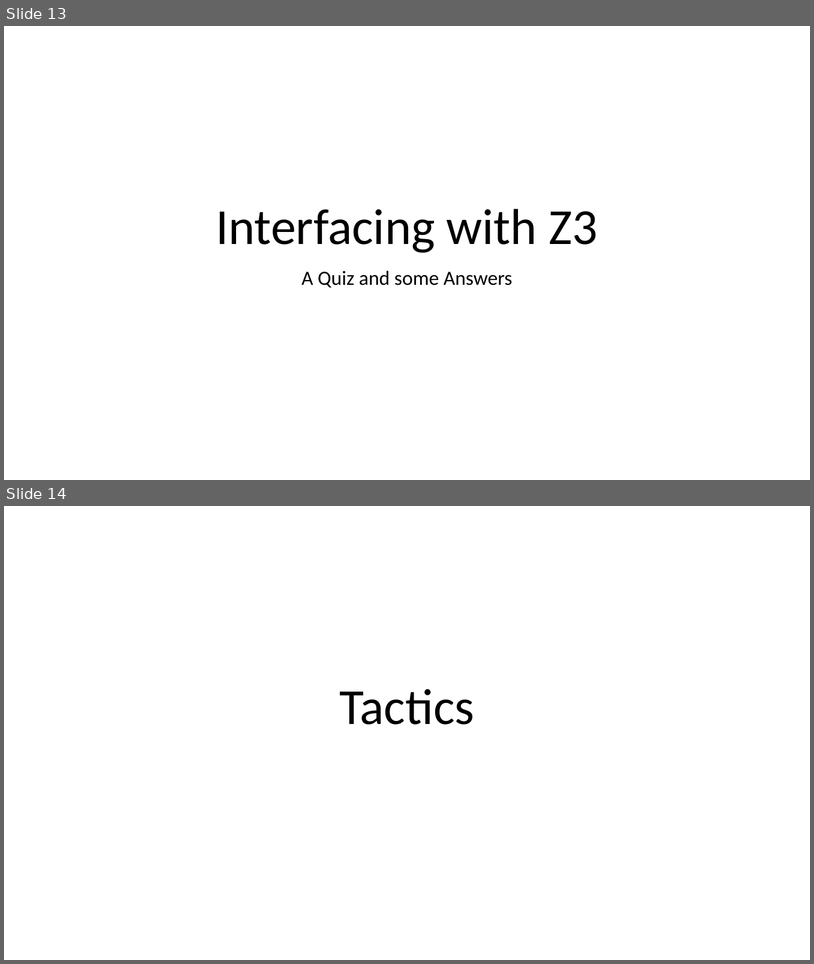
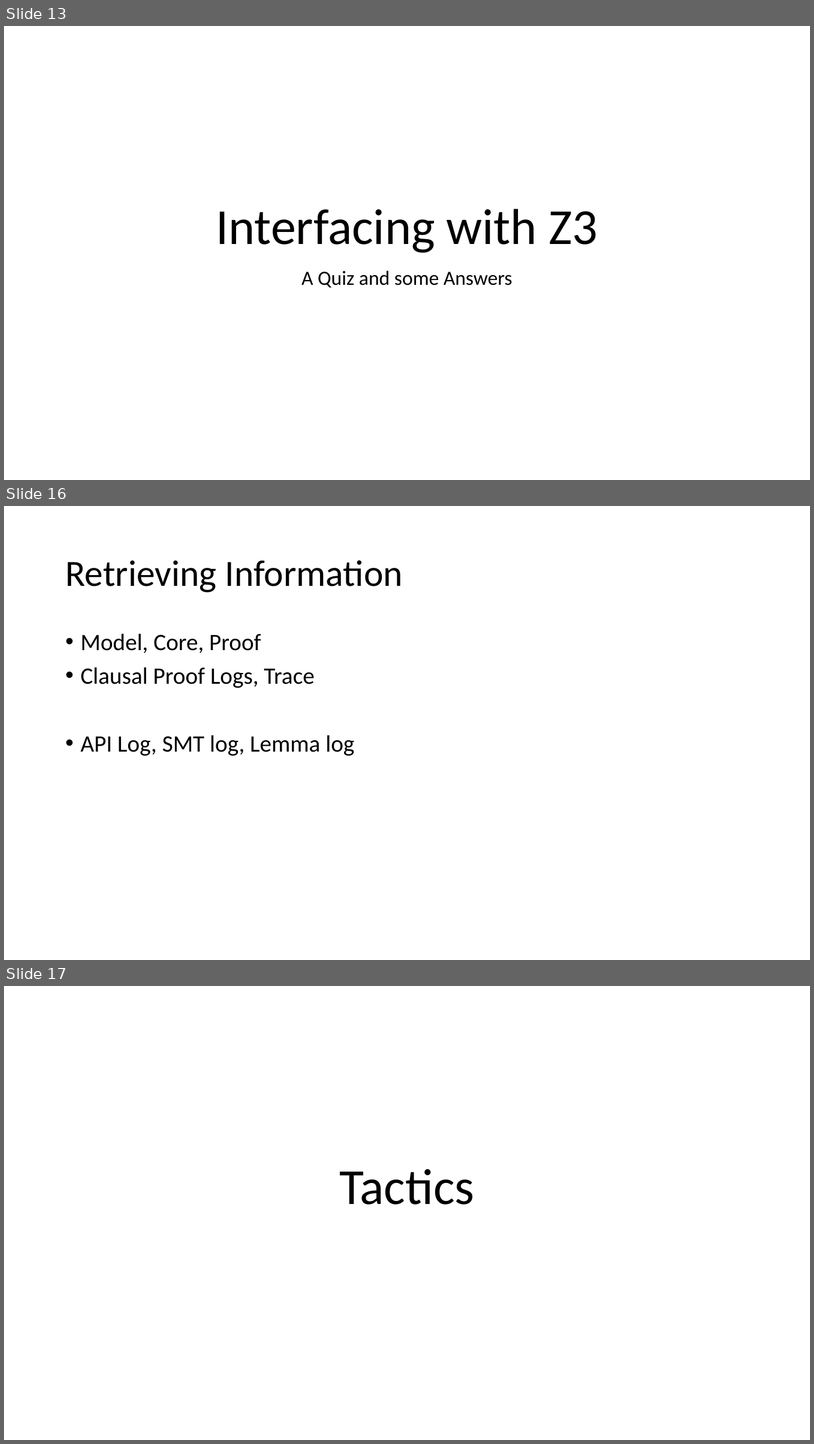
Before and after one commit to Z3Prover/doc, a slide deck: internals/tutorial/z3internals.pptx. Shown one above the other, each under a label of ours: slides 13 and 14 before the commit, slides 13, 16 and 17 after it; the slides between them are not shown. The pictures are 814x964 and 814x1444 pixels, drawn with LibreOffice and Linux fonts; fonts in the diff are those of the drawing. Boxes give left, top, right and bottom in pixels: in the first picture for what was removed or moved away, otherwise in the second. Text is boxed around its words. In the diff, an @@ line names an element or a change of style, - is before the commit and + after.

```diff
--- a/internals/tutorial/z3internals.pptx
+++ b/internals/tutorial/z3internals.pptx
@@ slide 16 added at [4, 506, 810, 960], background #FFFFFF @@
@@ title added at [65, 560, 403, 592], 44 pt, text #000000 @@
+Retrieving Information
@@ text added at [81, 633, 354, 756], 28 pt, text #000000 @@
+• Model, Core, Proof
+• Clausal Proof Logs, Trace
+• API Log, SMT log, Lemma log
@@ what was slide 14 is now slide 17 @@
```
Also in this commit, not shown: 1 slide changed, 2 other slides added.
